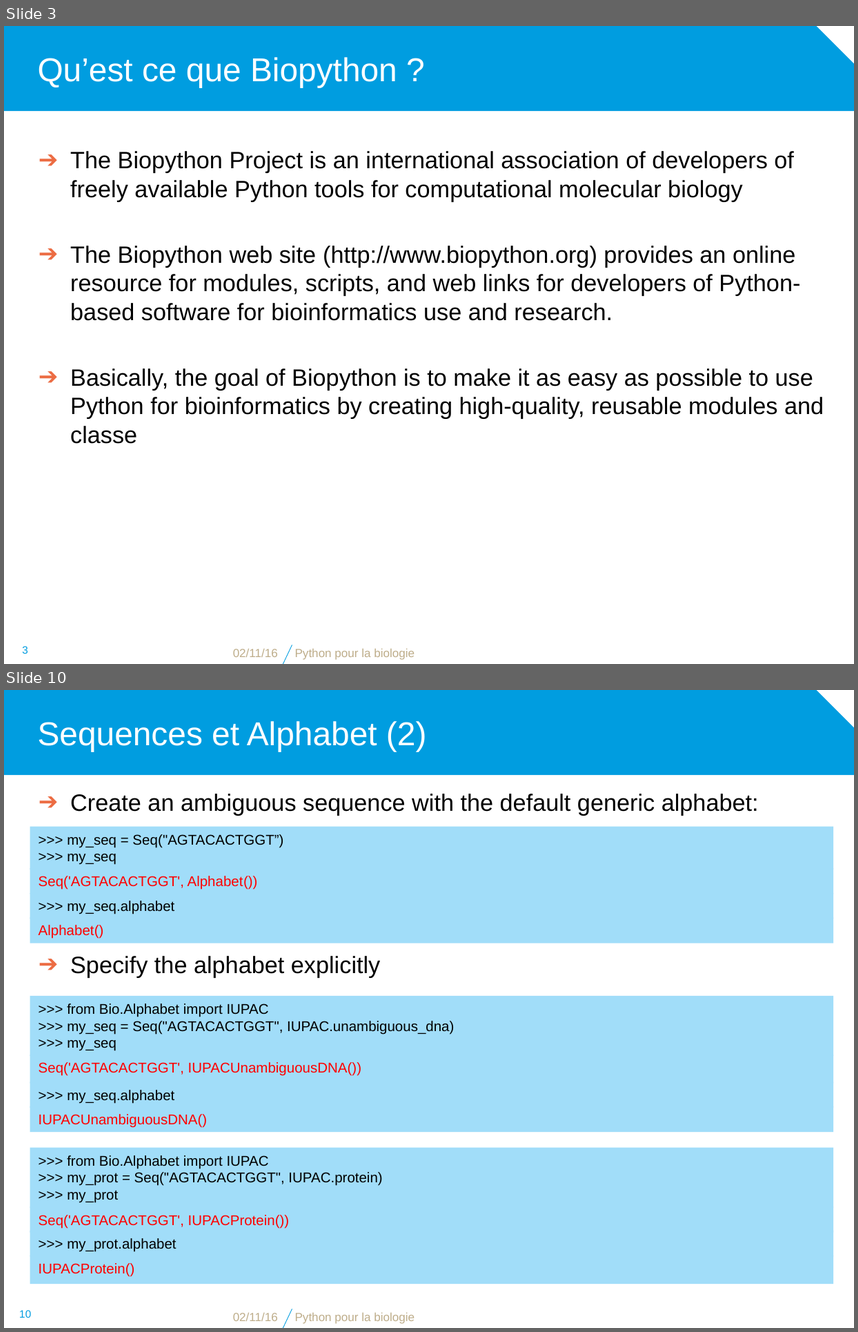
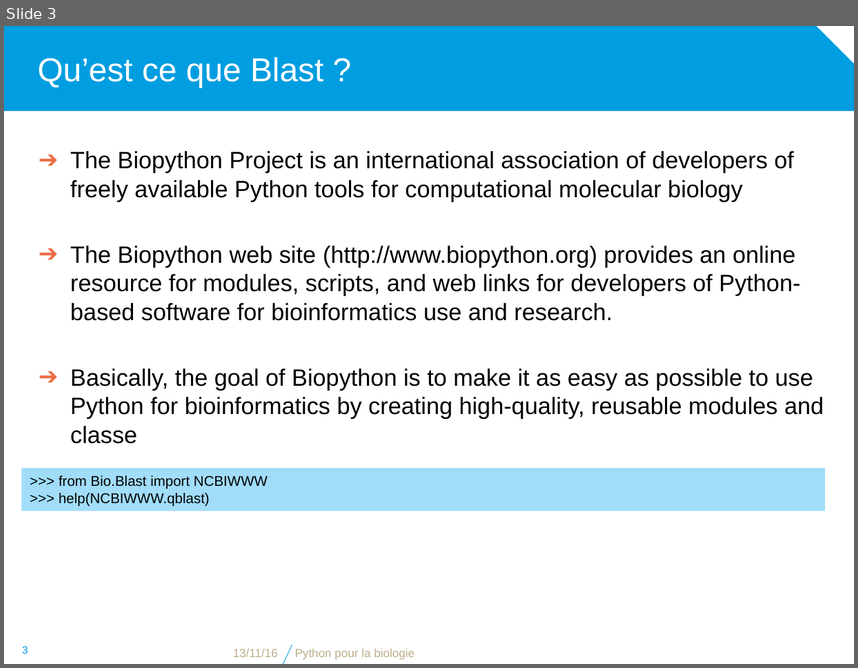
Before and after one commit to bdartigues/python_cnrs_formation, a slide deck: slides/python_biopython_Blast.pptx. Shown one above the other, each under a label of ours: slides 3 and 10 before the commit, slide 3 after it; the slides between them are not shown. The pictures are 858x1332 and 858x668 pixels, drawn with LibreOffice and Linux fonts; fonts in the diff are those of the drawing; background and template pictures are left out. Boxes give left, top, right and bottom in pixels: in the first picture for what was removed or moved away, otherwise in the second. Text is boxed around its words. In the diff, an @@ line names an element or a change of style, - is before the commit and + after.

```diff
--- a/slides/python_biopython_Blast.pptx
+++ b/slides/python_biopython_Blast.pptx
@@ slide 10 removed at (x1=4, y1=690, x2=854, y2=1328), background #FFFFFF; not listed: 2 template elements that a slide beside it also shows @@
@@ title removed at (x1=38, y1=721, x2=427, y2=751) @@
-Sequences et Alphabet (2)
@@ text removed at (x1=70, y1=793, x2=759, y2=816) @@
-➔ Create an ambiguous sequence with the default generic alphabet:
@@ rectangle removed at (x1=30, y1=827, x2=833, y2=869) @@
->>> my_seq = Seq("AGTACACTGGT”)
->>> my_seq
@@ text removed at (x1=38, y1=876, x2=258, y2=889) @@
-Seq('AGTACACTGGT', Alphabet())
@@ rectangle removed at (x1=30, y1=917, x2=833, y2=943) @@
-Alphabet()
@@ text removed at (x1=67, y1=900, x2=174, y2=914) @@
->>> my_seq.alphabet
@@ text removed at (x1=70, y1=956, x2=380, y2=977) @@
-➔ Specify the alphabet explicitly
@@ rectangle removed at (x1=30, y1=996, x2=833, y2=1056) @@
->>> from Bio.Alphabet import IUPAC
->>> my_seq = Seq("AGTACACTGGT", IUPAC.unambiguous_dna)
->>> my_seq
@@ text removed at (x1=38, y1=1062, x2=361, y2=1076) @@
-Seq('AGTACACTGGT', IUPACUnambiguousDNA())
@@ text removed at (x1=67, y1=1090, x2=174, y2=1103) @@
->>> my_seq.alphabet
@@ rectangle removed at (x1=30, y1=1105, x2=833, y2=1131) @@
-IUPACUnambiguousDNA()
@@ rectangle removed at (x1=30, y1=1147, x2=833, y2=1208) @@
->>> from Bio.Alphabet import IUPAC
->>> my_prot = Seq("AGTACACTGGT", IUPAC.protein)
->>> my_prot
@@ text removed at (x1=38, y1=1214, x2=290, y2=1228) @@
-Seq('AGTACACTGGT', IUPACProtein())
@@ text removed at (x1=67, y1=1238, x2=176, y2=1252) @@
->>> my_prot.alphabet
@@ rectangle removed at (x1=30, y1=1255, x2=833, y2=1283) @@
-IUPACProtein()
@@ page number removed at (x1=19, y1=1310, x2=31, y2=1317) @@
-10
@@ text removed at (x1=233, y1=1312, x2=278, y2=1321) @@
-02/11/16
@@ text removed at (x1=295, y1=1312, x2=415, y2=1323) @@
-Python pour la biologie
@@ slide 3 changed as well @@
@@ title at (x1=38, y1=57, x2=323, y2=87): text changed @@
-Qu’est ce que Biopython ?
+Qu’est ce que Blast ?
@@ rectangle added at (x1=22, y1=468, x2=825, y2=510), fill #A1DDF9, 12 pt, text #000000 @@
+>>> from Bio.Blast import NCBIWWW
+>>> help(NCBIWWW.qblast)
@@ text at (x1=233, y1=648, x2=278, y2=657): text changed @@
-02/11/16
+13/11/16
```
Also in this commit, not shown: 2 other slides changed, 5 slides added, 28 other slides removed, 4 other files.
